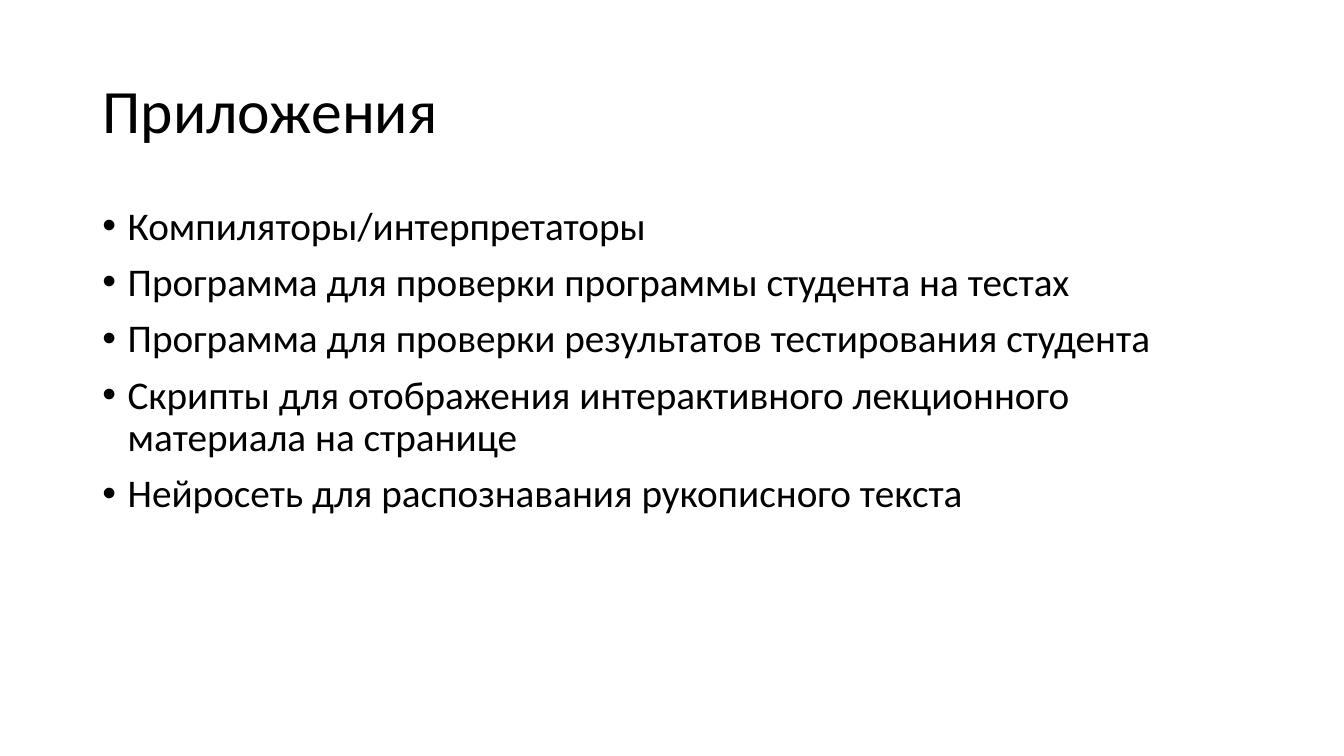
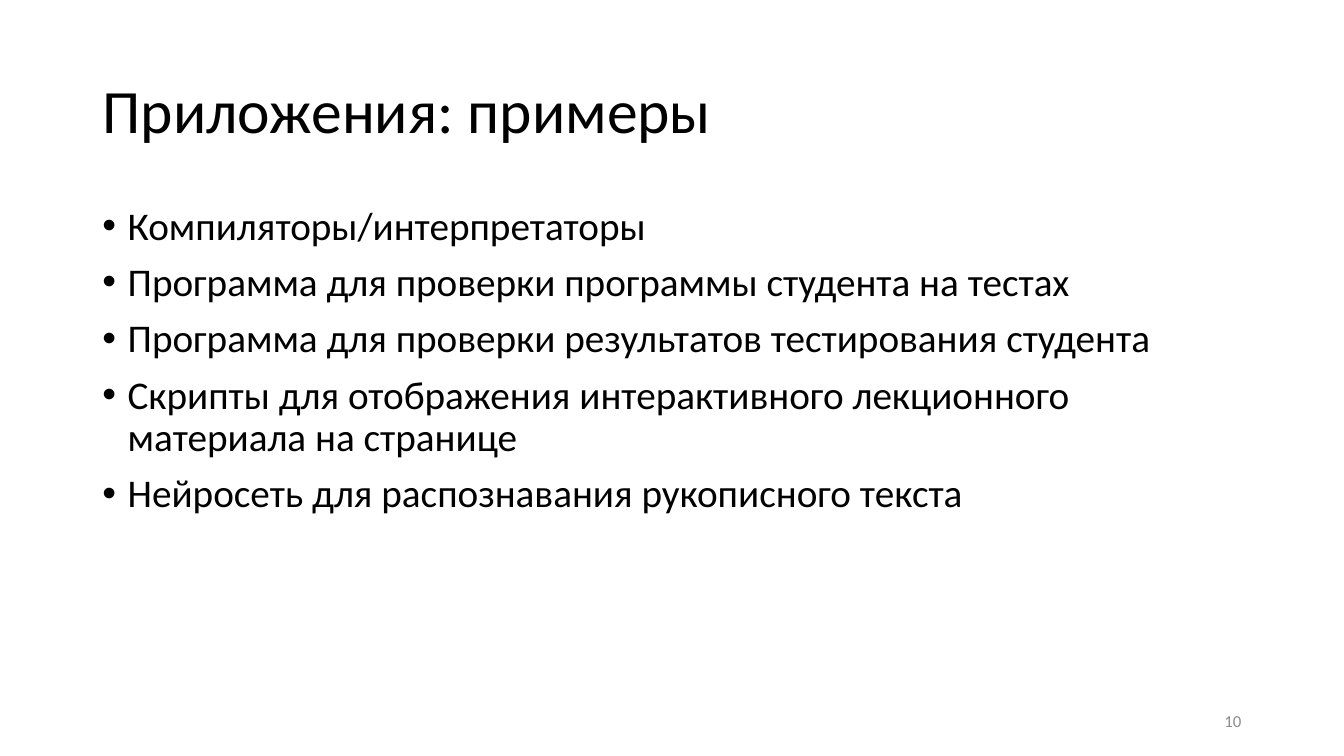
Before and after one commit to KerkDovan/GPO, a slide deck: slide 10 of Конференции/Международная научно-практическая конференция -Электронные средства и системы управления-/Выступление/Презентация.pptx (slide 3 before the commit). Drawn at 1344x756 pixels with LibreOffice and Linux fonts; fonts in the diff are those of the drawing. Boxes give left, top, right and bottom in pixels: in the first picture for what was removed or moved away, otherwise in the second. Text is boxed around its words. In the diff, an @@ line names an element or a change of style, - is before the commit and + after.

```diff
--- a/Конференции/Международная научно-практическая конференция -Электронные средства и системы управления-/Выступление/Презентация.pptx
+++ b/Конференции/Международная научно-практическая конференция -Электронные средства и системы управления-/Выступление/Презентация.pptx
@@ title at [102,93,711,143]: text changed @@
-Приложения
+Приложения: примеры
@@ page number added at [1224,716,1241,727], 12 pt, text #8C8C8C @@
+10
```
Also in this commit, not shown: 7 other slides changed, 8 slides added, 3 other files.
